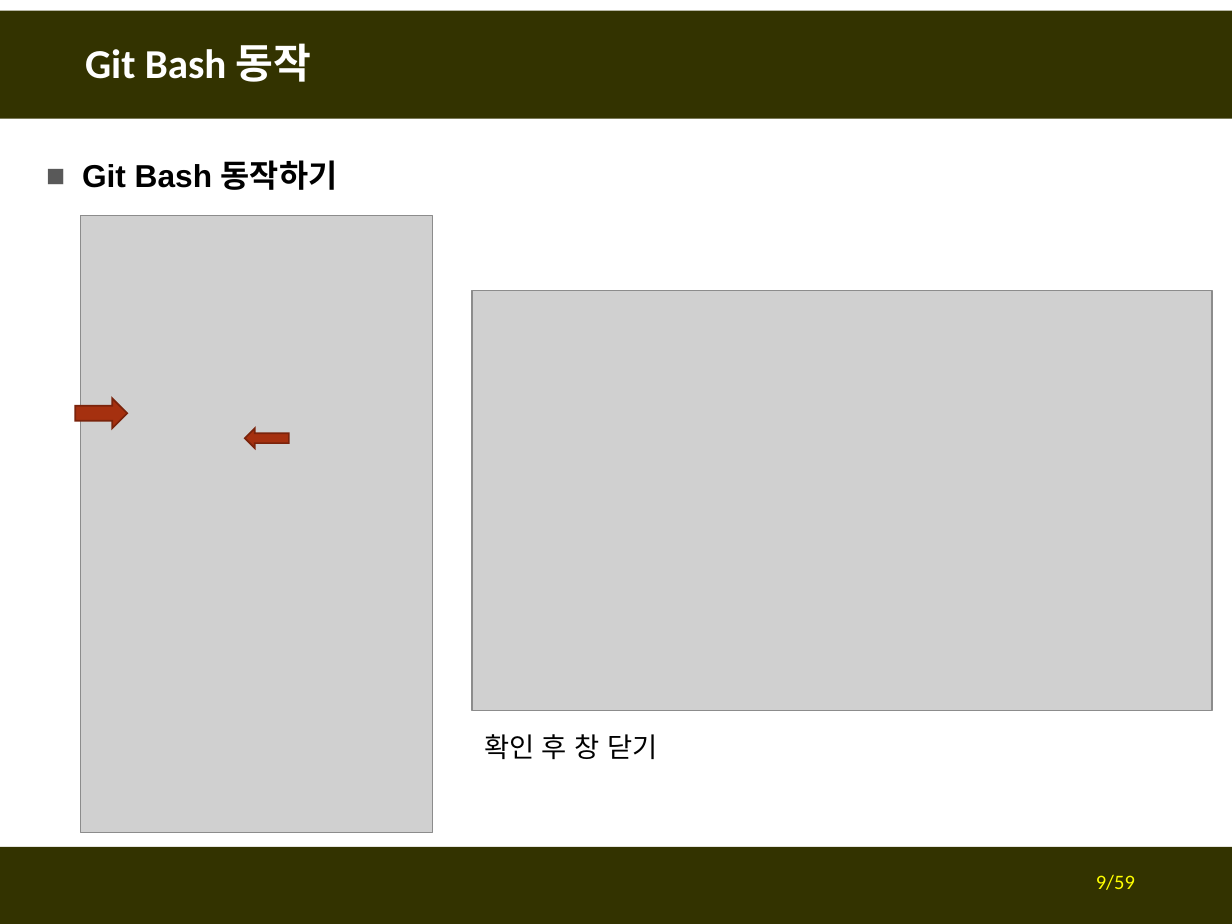
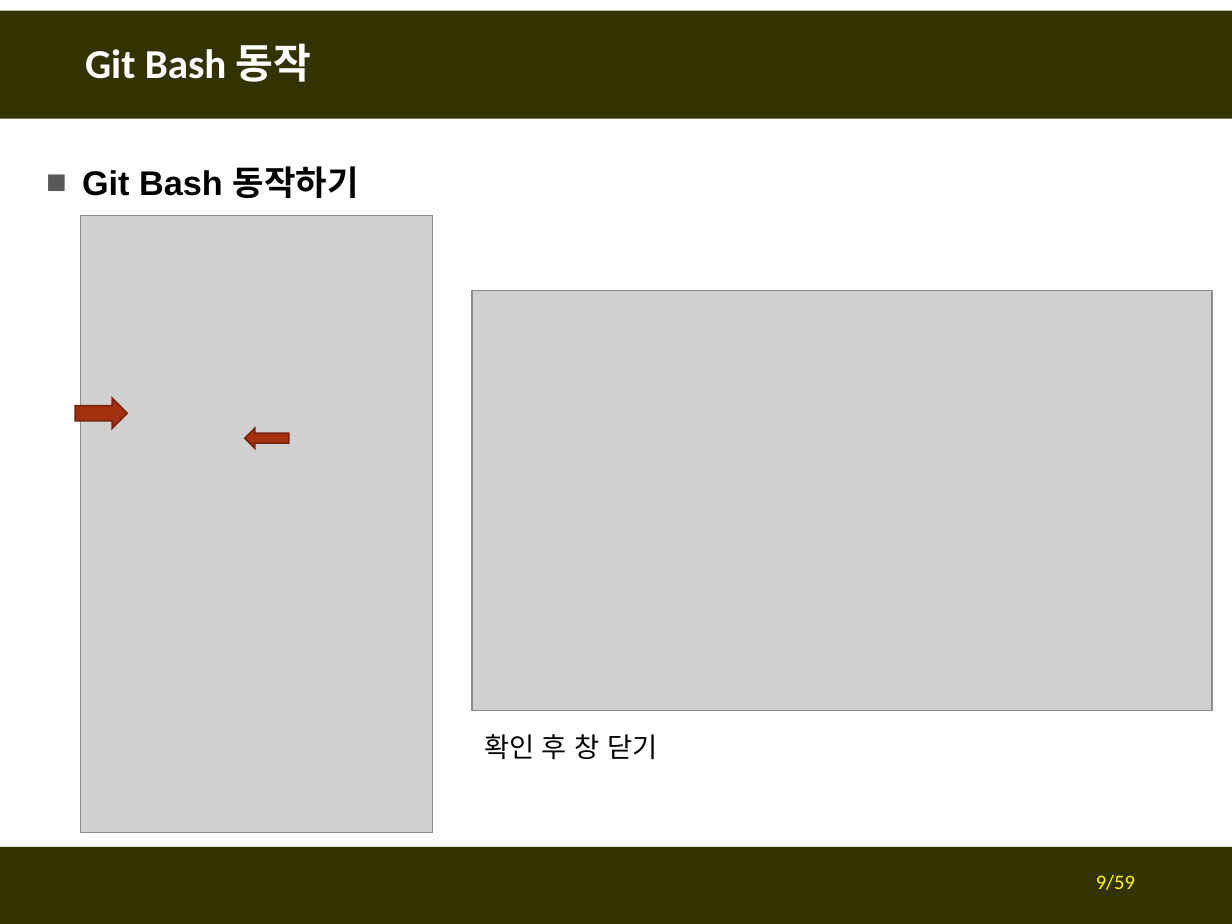
Before and after one commit to fasthill/github-lecture, a slide deck: slide 9 of git및github첫걸음1-git사용하기.pptx. Drawn at 1232x924 pixels with LibreOffice and Linux fonts; fonts in the diff are those of the drawing; grey boxes stand for pictures. Boxes give left, top, right and bottom in pixels: in the first picture for what was removed or moved away, otherwise in the second. Text is boxed around its words. In the diff, an @@ line names an element or a change of style, - is before the commit and + after.

```diff
--- a/git및github첫걸음1-git사용하기.pptx
+++ b/git및github첫걸음1-git사용하기.pptx
@@ text "Git Bash 동작하기" at [82,166,359,198]: size 18.5 to 20 pt; line spacing 1.4 to 1.5 @@
```
Also in this commit, not shown: 2 other slides changed.
